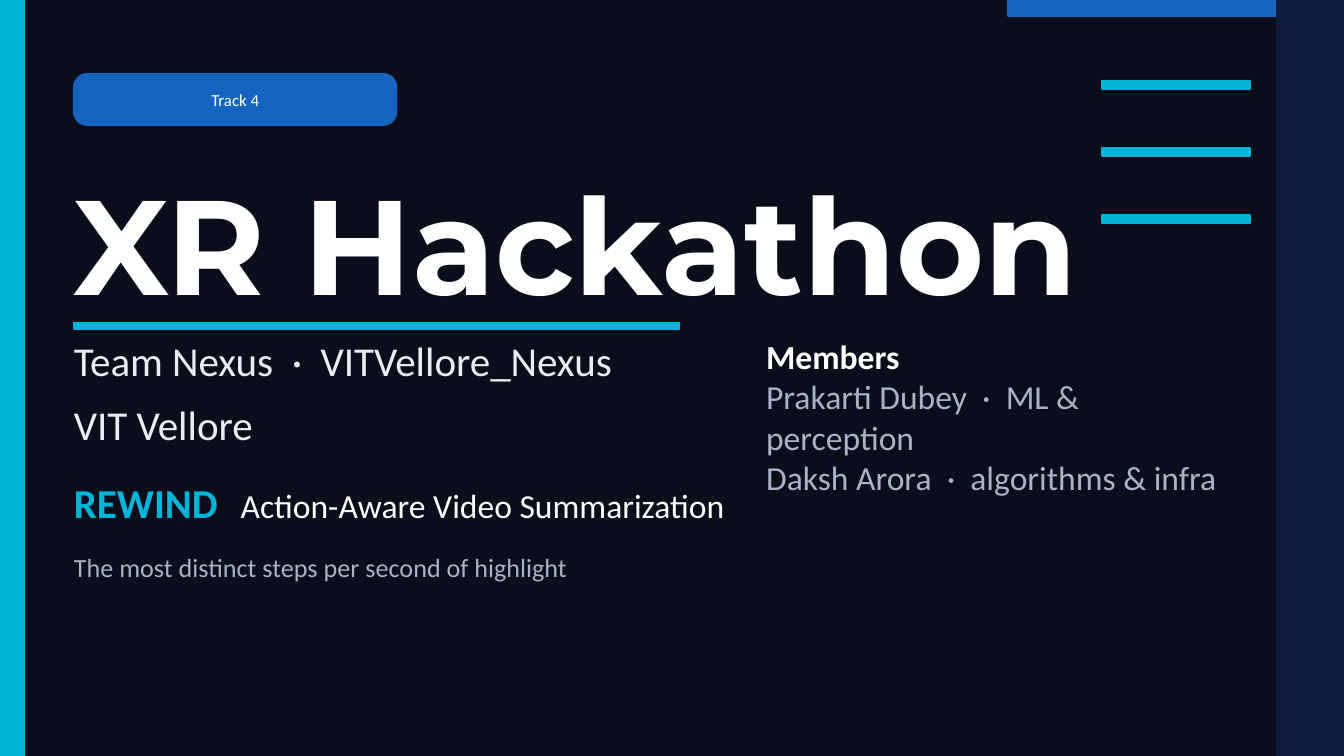
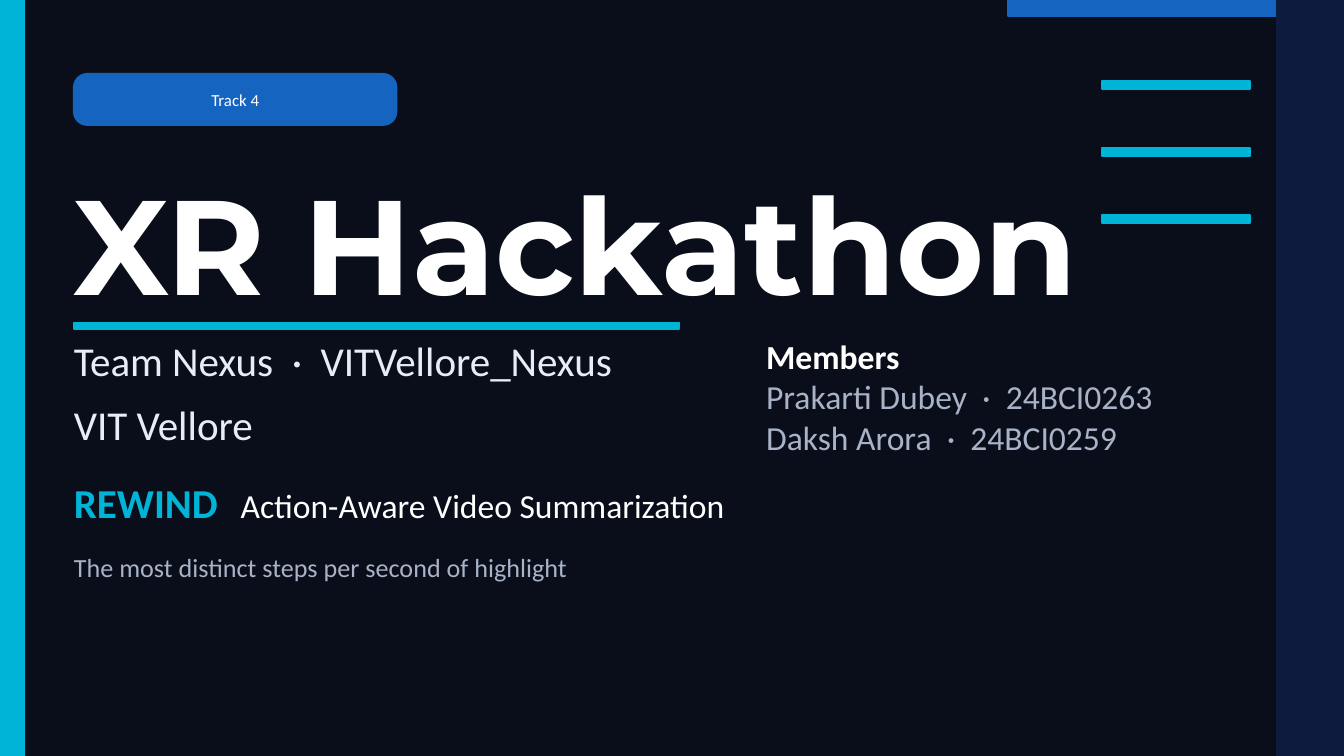
Before and after one commit to prakartii/samsung-xr-hackathon, a slide deck: slide 1 of docs/VITVellore_Nexus.pptx. Drawn at 1344x756 pixels with LibreOffice and Linux fonts; fonts in the diff are those of the drawing. Boxes give left, top, right and bottom in pixels: in the first picture for what was removed or moved away, otherwise in the second. Text is boxed around its words. In the diff, an @@ line names an element or a change of style, - is before the commit and + after.

Commit message:
Deck: member registration numbers on the title slide

```diff
--- a/docs/VITVellore_Nexus.pptx
+++ b/docs/VITVellore_Nexus.pptx
@@ text at (x1=766, y1=385, x2=1153, y2=450): text changed @@
-Prakarti Dubey · ML & perception
-Daksh Arora · algorithms & infra
+Prakarti Dubey · 24BCI0263
+Daksh Arora · 24BCI0259
```
Also in this commit, not shown: 2 other files.
